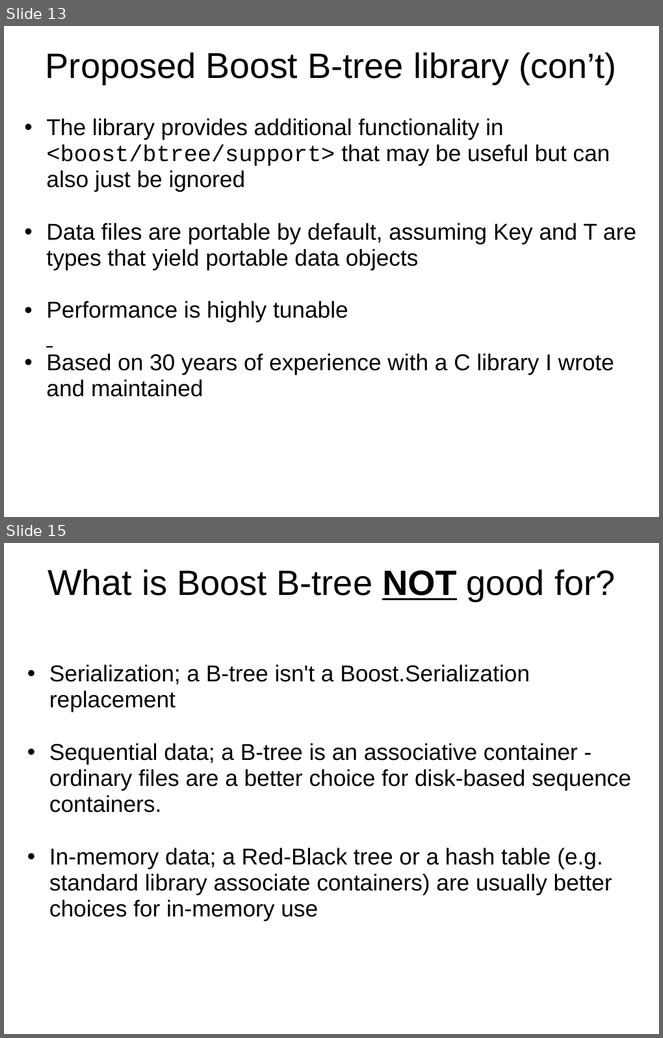
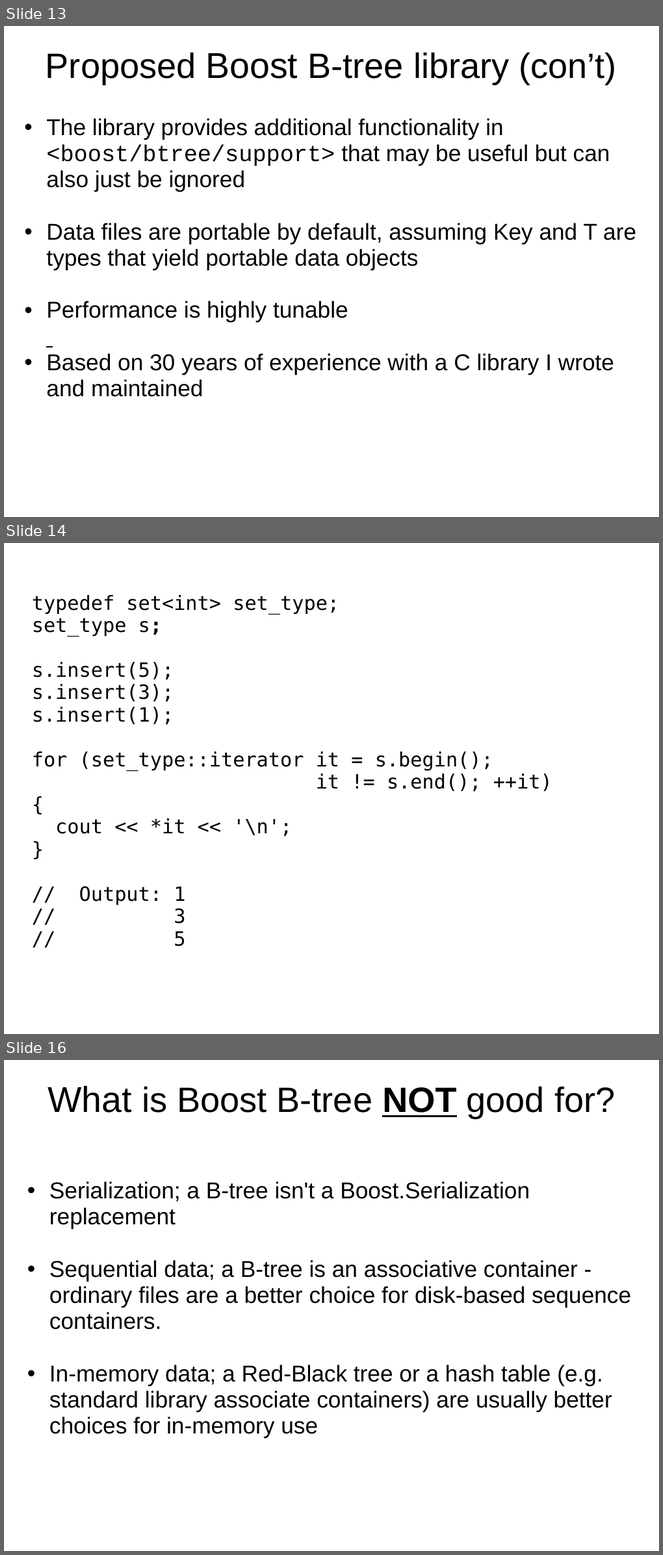
Before and after one commit to Beman/btree, a slide deck: libs/btree/doc/Proposed-B-tree-library.ppt. Shown one above the other, each under a label of ours: slides 13 and 15 before the commit, slides 13, 14 and 16 after it; the slides between them are not shown. The pictures are 663x1038 and 663x1555 pixels, drawn with LibreOffice and Linux fonts; fonts in the diff are those of the drawing; background and template pictures are left out. Boxes give left, top, right and bottom in pixels: in the first picture for what was removed or moved away, otherwise in the second. Text is boxed around its words. In the diff, an @@ line names an element or a change of style, - is before the commit and + after.

```diff
--- a/libs/btree/doc/Proposed-B-tree-library.ppt
+++ b/libs/btree/doc/Proposed-B-tree-library.ppt
@@ slide 14 added at [4,543,659,1034], background picture (left out) @@
@@ text added at [32,595,553,947], 24 pt, text #000000 @@
+typedef set<int> set_type;
+set_type s;
+s.insert(5);
+s.insert(3);
+s.insert(1);
+for (set_type::iterator it = s.begin();
+it != s.end(); ++it)
+{
+cout << *it << '\n';
+}
+// Output: 1
+// 3
+// 5
@@ what was slide 15 is now slide 16 @@
```
Also in this commit, not shown: 4 slides changed.
